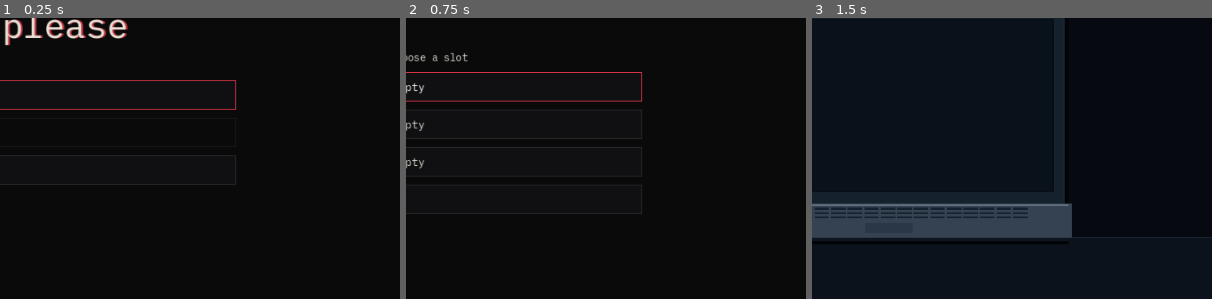
Above: before the commit, frames 1-3 (left to right).
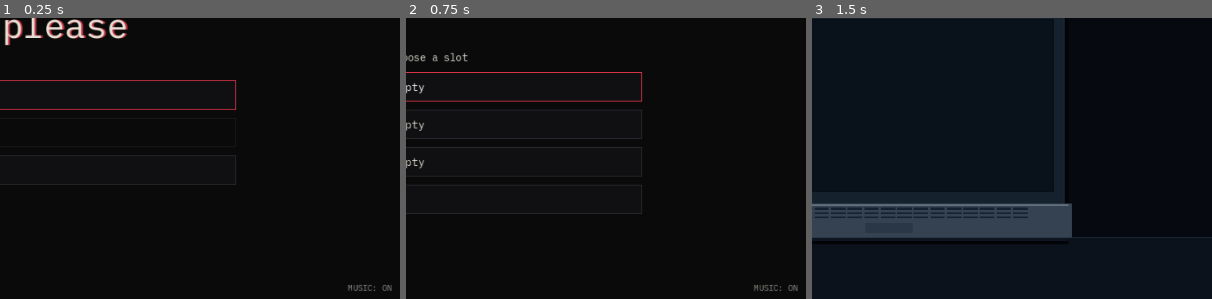
Above: after the commit, the same moments.

Repository: exponent-to/last-review
Game: Godot game, scene res://native/main.tscn
Two runs of this game, one before a commit and one after it. Both use one fixed random seed, a clock stepped at 60 frames per second and the inputs below. Sound files missing from this copy of the repository are replaced by a short silence.
Inputs:
- Up to frame 1 (0.25 s): no input
- Up to frame 2 (0.75 s): click "New Game" at 0.5 s
- Up to frame 3 (1.5 s): click "Slot 1 — Empty" at 1.25 s
The pictures show only the part of the screen within x 40-90%, y 34-84%; the shares and areas given below are measured in that part.

The runs differ from the first frame. In frame 1, 0.1% of the frame differs, in the area x 87-98%, y 95-98%; in frame 2, 0.1%; in frame 3, nothing differs.

Commit message:
Web music: menu MUSIC switch, sound hint, and real loop restarts
The main menu gains a quiet "MUSIC: ON/OFF" switch in its bottom-right
corner, mirroring the GitHub credit, wired to Music.set_enabled and kept
in step with SYSTEM's toggle through a new Music.enabled_changed signal.
A soundtrack switched off earlier (remembered in user://music.cfg, in the
browser's IndexedDB) is now visible and fixable from the menu. Until the
browser's first click or key press, the menu also shows "› click anywhere
for sound".

Web Audio samples ignore a stream's loop offset: Godot's web player
restarts a loop from wherever play() began, so Morning replayed its whole
intro every cycle. On the web (Music.manual_loops) each pass of a looping
track now plays a non-looping copy; when it ends, the looping stream
starts at its loop offset, and the browser's own restart then repeats
from that offset. A late or repeated end signal neither double-starts nor
rewinds, a resumed Motorik Minor wraps to its own offset rather than its
resume point, and one-shots still play once. Native is unchanged.

Verified in Chrome on a local web export by logging
AudioBufferSourceNode.start offsets on the menu (Title, 143.3 s, loop
offset 45.3 s): 0 at the first click, 45.3 at the first wrap (driven by
the game), and 45.3 again 98.0 s later (driven by the browser).

Co-Authored-By: Claude Opus 5.5 <noreply@anthropic.com>
Claude-Session: https://claude.ai/code/session_01QnPPBNUMgRMJ5NYUCf6erU

Diff:
--- a/native/main.gd
+++ b/native/main.gd
@@ -38,6 +38,9 @@
 	menu.new_game_requested.connect(_new_game)
 	menu.load_game_requested.connect(_on_load)
 	menu.quit_requested.connect(func() -> void: get_tree().quit())
+	menu.music_toggled.connect(music.set_enabled)
+	music.enabled_changed.connect(_on_music_enabled)
+	menu.set_music_enabled(music.enabled)
 	menu.set_slots(SaveStore.list_slots())
 
 func _build_interface() -> void:
@@ -141,6 +144,7 @@
 ## panel, or the finished assignment.
 func _sync_music() -> void:
 	if not is_instance_valid(music): return
+	menu.set_sound_hint(menu.visible and music.awaiting_gesture())
 	var at_desk := is_instance_valid(interface) and interface.visible and not menu.visible
 	music.set_paused(paused and at_desk)
 	music.set_focused(_focused)
@@ -159,6 +163,11 @@
 	else:
 		var progress := float(state.get("shift_seconds", 0)) / float(maxi(1, Simulation.Catalog.shift_seconds()))
 		music.set_scene("shift", progress, not Simulation.Encounters.pending(state).is_empty())
+
+## Keep both MUSIC switches (the menu corner and SYSTEM) showing the same state.
+func _on_music_enabled(enabled: bool) -> void:
+	menu.set_music_enabled(enabled)
+	if is_instance_valid(interface): interface.set_music_settings(enabled, music.volume)
 
 func _tick_shift(delta: float) -> void:
 	if not tutorial.is_empty() or not is_instance_valid(interface) or not interface.visible or paused or not _focused or state.get("phase") != "review":
--- a/native/main_menu.gd
+++ b/native/main_menu.gd
@@ -4,6 +4,8 @@
 signal new_game_requested(slot: int)
 signal load_game_requested(slot: int)
 signal quit_requested
+## The corner MUSIC toggle was pressed; the application applies it.
+signal music_toggled(enabled: bool)
 
 const ComputerFrame = preload("res://native/computer_frame.gd")
 const TERMINAL_FONT = preload("res://art/fonts/IBMPlexMono-Regular.ttf")
@@ -33,6 +35,9 @@
 var _greeting: Label
 var _blink := 0.0
 var _repo_link: Button
+var _music_toggle: Button
+var _sound_hint: Label
+var _music_on := true
 
 
 func _init() -> void:
@@ -99,6 +104,7 @@
 	_error.custom_minimum_size.y = 42
 	_error.size_flags_horizontal = Control.SIZE_EXPAND_FILL
 	_build_repo_link()
+	_build_music_toggle()
 	set_load_available(_load_available)
 	resized.connect(_layout)
 	_layout()
@@ -131,6 +137,65 @@
 	_screen.add_child(_repo_link)
 
 
+func _build_music_toggle() -> void:
+	# The mirror of the GitHub credit: a quiet MUSIC switch in the other corner,
+	# so a soundtrack switched off in SYSTEM (and remembered) is visible here.
+	_music_toggle = Button.new()
+	_music_toggle.flat = true
+	_music_toggle.toggle_mode = true
+	_music_toggle.focus_mode = Control.FOCUS_ALL
+	_music_toggle.mouse_default_cursor_shape = Control.CURSOR_POINTING_HAND
+	_music_toggle.tooltip_text = "Turn the soundtrack on or off"
+	_music_toggle.add_theme_font_size_override("font_size", 13)
+	for state: String in ["font_color", "font_pressed_color", "font_hover_pressed_color"]:
+		_music_toggle.add_theme_color_override(state, MUTED)
+	for state: String in ["font_hover_color", "font_focus_color"]:
+		_music_toggle.add_theme_color_override(state, INK)
+	_music_toggle.set_anchors_and_offsets_preset(Control.PRESET_BOTTOM_RIGHT)
+	_music_toggle.grow_horizontal = Control.GROW_DIRECTION_BEGIN
+	_music_toggle.grow_vertical = Control.GROW_DIRECTION_BEGIN
+	_music_toggle.offset_right = -18
+	_music_toggle.offset_bottom = -14
+	_music_toggle.toggled.connect(func(on: bool) -> void:
+		_show_music(on)
+		music_toggled.emit(on))
+	_screen.add_child(_music_toggle)
+	# Browsers keep audio silent until the first click or key press.
+	_sound_hint = Label.new()
+	_sound_hint.text = "› click anywhere for sound"
+	_sound_hint.add_theme_font_size_override("font_size", 12)
+	_sound_hint.add_theme_color_override("font_color", Color(MUTED, 0.75))
+	_sound_hint.set_anchors_and_offsets_preset(Control.PRESET_BOTTOM_RIGHT)
+	_sound_hint.grow_horizontal = Control.GROW_DIRECTION_BEGIN
+	_sound_hint.grow_vertical = Control.GROW_DIRECTION_BEGIN
+	_sound_hint.offset_right = -33   # lines up with the toggle's text
+	_sound_hint.offset_bottom = -52
+	_sound_hint.mouse_filter = Control.MOUSE_FILTER_IGNORE
+	_sound_hint.hide()
+	_screen.add_child(_sound_hint)
+	_show_music(_music_on)
+
+
+## Mirror the soundtrack's on/off state (from here or from SYSTEM).
+func set_music_enabled(on: bool) -> void:
+	_music_on = on
+	if is_instance_valid(_music_toggle):
+		_music_toggle.set_pressed_no_signal(on)
+		_show_music(on)
+
+
+## Show the "click anywhere for sound" hint while the browser still blocks audio.
+func set_sound_hint(waiting: bool) -> void:
+	if is_instance_valid(_sound_hint) and _sound_hint.visible != waiting:
+		_sound_hint.visible = waiting
+
+
+func _show_music(on: bool) -> void:
+	_music_on = on
+	_music_toggle.set_pressed_no_signal(on)
+	_music_toggle.text = "MUSIC: ON" if on else "MUSIC: OFF"
+
+
 func set_slots(slots: Array[Dictionary]) -> void:
 	_slots = slots.duplicate(true)
 	var available := false
--- a/native/music.gd
+++ b/native/music.gd
@@ -19,7 +19,12 @@
 ## MUSIC toggle and volume persist in `settings_path`. On the web the music
 ## starts with the first click or key press, as browsers require; there the
 ## players use Web Audio samples (Godot's web default), which skip bus effects,
-## so pause relies on the lower level.
+## so pause relies on the lower level. Web samples also ignore a stream's loop
+## offset (they restart from where play() began), so on the web loops are
+## driven here: each pass plays a non-looping copy, and when it ends the
+## looping stream starts at its loop offset, which the browser then repeats.
+
+signal enabled_changed(enabled: bool)
 
 const TRACKS := {
 	"title": "res://audio/music/title.ogg",
@@ -57,6 +62,8 @@
 ## Headless runs (the test suite) have only a dummy audio driver, so the music
 ## stays silent there unless a test asks to exercise real playback.
 static var play_headless := false
+## Drive loop restarts here rather than trusting the stream (see above).
+static var manual_loops := OS.has_feature("web")
 
 var enabled := true
 var volume := DEFAULT_VOLUME
@@ -74,6 +81,13 @@
 var _resume := 0.0
 ## One-shot tracks that have played through since their scene began.
 var _done: Dictionary = {}
+## Per looping track: the looping stream and a non-looping copy for a pass that
+## does not start at the loop offset (manual_loops only).
+var _loop_streams: Dictionary = {}
+var _pass_streams: Dictionary = {}
+## Tracks this manager started and has not stopped: an end means "wrap", not
+## "start over".
+var _live: Dictionary = {}
 var _bus := -1
 var _filter: AudioEffectLowPassFilter
 var _started := false
@@ -126,7 +140,7 @@
 		player.bus = BUS
 		player.volume_db = SILENT_DB
 		add_child(player)
-		player.finished.connect(func() -> void: _done[track] = true)
+		player.finished.connect(_on_finished.bind(track))
 		_players[track] = player
 		_gains[track] = 0.0
 		_applied_db[track] = SILENT_DB
@@ -141,7 +155,13 @@
 	for track: String in TRACKS:
 		var path: String = TRACKS[track]
 		if ResourceLoader.exists(path):
-			_players[track].stream = load(path)
+			var stream: AudioStream = load(path)
+			_players[track].stream = stream
+			if track not in ONCE and stream is AudioStreamOggVorbis:
+				_loop_streams[track] = stream
+				var once_through := stream.duplicate() as AudioStreamOggVorbis
+				once_through.loop = false
+				_pass_streams[track] = once_through
 		else:
 			push_warning("Missing music track %s." % path)
 
@@ -177,6 +197,7 @@
 
 func _stop_track(track: String) -> void:
 	var player: AudioStreamPlayer = _players[track]
+	_live[track] = false
 	if player.playing:
 		if track == RESUMING:
 			_resume = player.get_playback_position()
@@ -242,6 +263,7 @@
 	if value == enabled: return
 	enabled = value
 	save_settings()
+	enabled_changed.emit(enabled)
 	if enabled:
 		_start()
 	else:
@@ -257,6 +279,45 @@
 
 func is_playing() -> bool:
 	return _started
+
+
+## True while the browser still blocks audio (music on, no click or key yet).
+func awaiting_gesture() -> bool:
+	return enabled and _awaiting_gesture
+
+
+## The loop offset a looping track restarts at (0 for one-shots).
+func loop_offset(track: String) -> float:
+	var stream := _loop_streams.get(track) as AudioStreamOggVorbis
+	return stream.loop_offset if stream != null else 0.0
+
+
+## Begin a track at `from` seconds. With manual loops, a looping track plays a
+## non-looping pass first; _wrap takes over at its end.
+func _begin(track: String, from: float) -> void:
+	var player: AudioStreamPlayer = _players[track]
+	_live[track] = true
+	if manual_loops and _pass_streams.has(track):
+		player.stream = _pass_streams[track]
+	elif _loop_streams.has(track):
+		player.stream = _loop_streams[track]
+	player.play(from)
+
+
+## A looping track reached its end: restart at the loop offset on the looping
+## stream, which the browser then repeats from that same offset by itself.
+func _wrap(track: String) -> void:
+	var player: AudioStreamPlayer = _players[track]
+	if player.playing: return
+	player.stream = _loop_streams[track]
+	player.play(loop_offset(track))
+
+
+func _on_finished(track: String) -> void:
+	if track in ONCE:
+		_done[track] = true
+	elif manual_loops and _live.get(track, false) and _loop_streams.has(track):
+		_wrap(track)
 
 
 ## The mix for where the game is now.
@@ -317,7 +378,10 @@
 			_applied_db[track] = db
 		var wanted: bool = track == want.track
 		if _started and wanted and gain > 0.0001 and not player.playing and player.stream != null and not _done.get(track, false):
-			player.play(_resume if track == RESUMING else 0.0)
+			if manual_loops and _live.get(track, false) and _loop_streams.has(track):
+				_wrap(track)   # ended before its finished signal arrived
+			else:
+				_begin(track, _resume if track == RESUMING else 0.0)
 		elif gain <= 0.0001 and not wanted:
 			_stop_track(track)
 	AudioServer.set_bus_mute(_bus, not enabled)
--- a/tests/test_music.gd
+++ b/tests/test_music.gd
@@ -27,6 +27,7 @@
 	_test_tracks()
 	_test_mapping()
 	await _test_transitions()
+	await _test_manual_loops()
 	await _test_settings()
 	await _test_application()
 	DirAccess.remove_absolute(Music.settings_path)
@@ -151,6 +152,61 @@
 	music.queue_free()
 	await process_frame
 
+## Web samples restart a loop from wherever play() began, ignoring the loop
+## offset, so on the web the manager drives the wrap itself.
+func _test_manual_loops() -> void:
+	Music.manual_loops = true
+	var music := Music.new()
+	root.add_child(music)
+	await process_frame
+	music.set_process(false)
+	music.set_scene("morning")
+	_settle(music, Music.FADE_SECONDS + 0.5)
+	var player: AudioStreamPlayer = music._players.morning
+	var offset := music.loop_offset("morning")
+	_check(offset > 20.0, "Morning has a loop offset past its intro (%.1f s)." % offset)
+	_check(player.playing and not (player.stream as AudioStreamOggVorbis).loop, "With manual loops, the first pass plays a non-looping copy from the top.")
+	_check(player.get_playback_position() < 5.0, "The first pass starts at the beginning.")
+	# The pass ends: the manager restarts at the loop offset on the looping stream.
+	player.stop()
+	player.finished.emit()
+	_check(player.playing and (player.stream as AudioStreamOggVorbis).loop, "At the end of a pass the looping stream takes over.")
+	_check(player.get_playback_position() >= offset - 0.05, "The wrap restarts at loop_begin (%.2f s), not at 0 (got %.2f s)." % [offset, player.get_playback_position()])
+	# A late finished signal, or _apply seeing the gap first, must not double-start or restart from 0.
+	var at := player.get_playback_position()
+	player.finished.emit()
+	music.step(0.1)
+	_check(player.playing and player.get_playback_position() >= at - 0.01, "A repeated end signal neither double-starts nor rewinds.")
+	player.stop()
+	music.step(0.1)
+	_check(player.playing and player.get_playback_position() >= offset - 0.05, "If the frame sees the end before the signal, it still wraps to the loop offset.")
+	# Motorik Minor resumed mid-song wraps to its own offset (0), not to the resume point.
+	music.set_scene("shift", 0.0)
+	_settle(music, Music.FADE_SECONDS + 0.5)
+	music._resume = 120.0
+	music.set_scene("evening")
+	_settle(music, Music.FADE_SECONDS + 0.5)
+	music._resume = 120.0
+	music.set_scene("shift", 0.5)
+	_settle(music, 0.25)
+	var song: AudioStreamPlayer = music._players.motorik_minor
+	_check(song.playing and song.get_playback_position() >= 119.9 and not (song.stream as AudioStreamOggVorbis).loop, "A resumed song plays a non-looping pass from where it stopped.")
+	song.stop()
+	song.finished.emit()
+	_check(song.playing and song.get_playback_position() < 1.0, "The resumed song wraps to its loop offset (0), not to its resume point.")
+	# One-shots still play once.
+	music.set_scene("cold_open")
+	_settle(music, Music.FADE_SECONDS + 0.5)
+	var cold: AudioStreamPlayer = music._players.cold_open
+	cold.stop()
+	cold.finished.emit()
+	_settle(music, 0.5)
+	_check(not cold.playing, "Cold Open still plays once with manual loops.")
+	music.queue_free()
+	await process_frame
+	Music.manual_loops = false
+
+
 func _test_settings() -> void:
 	DirAccess.remove_absolute(Music.settings_path)
 	var defaults := Music.load_settings()
@@ -210,6 +266,30 @@
 	app._set_paused(false)
 	app._sync_music()
 	_check(not app.music.paused, "Resuming the shift restores the music.")
+	# The menu's MUSIC corner switch and SYSTEM's toggle stay in step.
+	var corner: Button = app.menu._music_toggle
+	_check(corner.text == "MUSIC: ON" and corner.button_pressed, "The menu shows MUSIC: ON.")
+	corner.button_pressed = false
+	_check(not app.music.enabled and not app.interface._music_toggle.button_pressed and app.interface._music_toggle.text == "MUSIC: OFF", "The menu's switch turns music off and SYSTEM follows.")
+	_check(corner.text == "MUSIC: OFF", "The menu shows MUSIC: OFF.")
+	app.interface._music_toggle.button_pressed = true
+	_check(app.music.enabled and corner.button_pressed and corner.text == "MUSIC: ON", "SYSTEM's toggle turns music back on and the menu follows.")
+	# Until the browser's first gesture, the menu hints at clicking for sound.
+	app.menu.show()
+	app.music._awaiting_gesture = true
+	app._sync_music()
+	_check(app.menu._sound_hint.visible, "The menu hints 'click anywhere for sound' while audio is blocked.")
+	var click := InputEventMouseButton.new()
+	click.button_index = MOUSE_BUTTON_LEFT
+	click.pressed = true
+	app.music._input(click)
+	app._sync_music()
+	_check(not app.menu._sound_hint.visible and not app.music.awaiting_gesture(), "The first click clears the hint.")
+	app.music._awaiting_gesture = true
+	corner.button_pressed = false
+	app._sync_music()
+	_check(not app.menu._sound_hint.visible, "With music off there is nothing to hint about.")
+	corner.button_pressed = true
 	app.queue_free()
 	await process_frame
 	DirAccess.remove_absolute(Music.settings_path)
Not shown, changed: README.md
